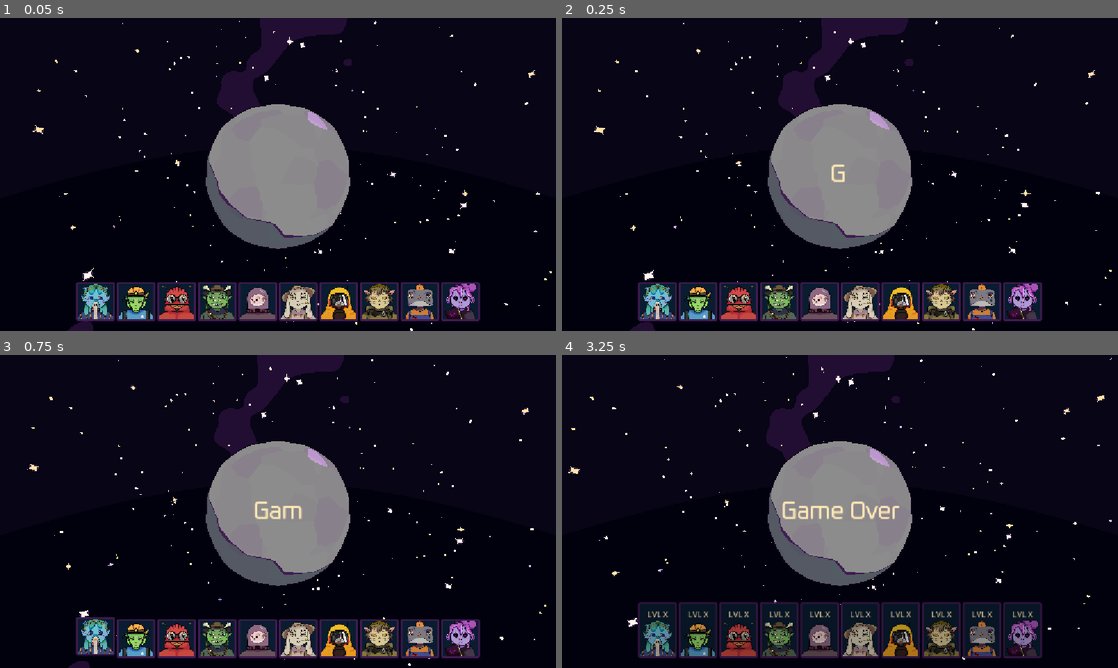
Above: before the commit, frames 1-4 (two rows, left to right).
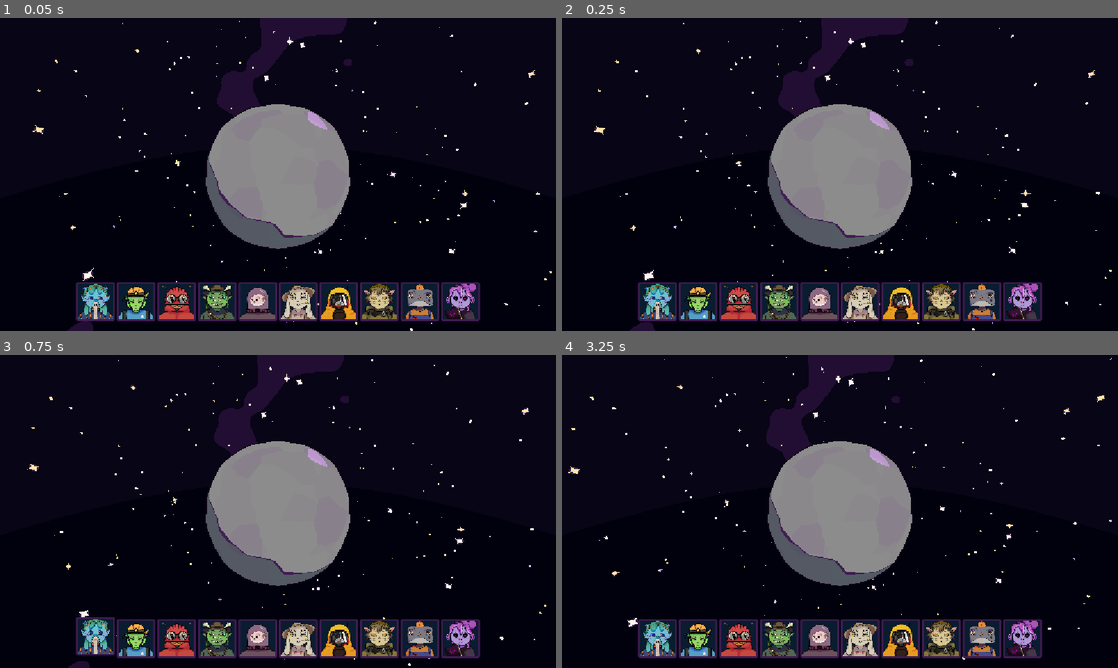
Above: after the commit, the same moments.

Repository: thepunkoff/alienshift
Game: Godot game, scene res://scenes/game.tscn
The game is run twice, just before and just after one commit, with the same random seed, the same clock (stepped at 60 frames per second) and the same inputs.
Inputs (mouse positions are in pixels of both pictures, inside the frame that each line leads up to):
- Up to frame 1 (0.05 s): no input
- Up to frame 2 (0.25 s): no input
- Up to frame 3 (0.75 s): click (94, 639) at 0.52 s
- Up to frame 4 (3.25 s): click (656, 636) at 1.27 s; click (656, 636) at 2.02 s; move the mouse to (962, 495) at 2.77 s

Frame 1 is identical in both runs. In frame 2, less than 0.1% of the frame differs, in the area x 48-51%, y 46-53%; in frame 3, 0.2%; in frame 4, 5.5%, in the area x 13-87%, y 46-97%.

Commit message:
oops

Diff:
--- a/scripts/game.gd
+++ b/scripts/game.gd
@@ -18,7 +18,7 @@
 	_planet_core_button.pressed.connect(planet_core)
 	_fossils_button.pressed.connect(fossils)
 	_landscape_button.pressed.connect(landscape)
-	_end_game()
+	# _end_game()
 
 
 func planet_core():
